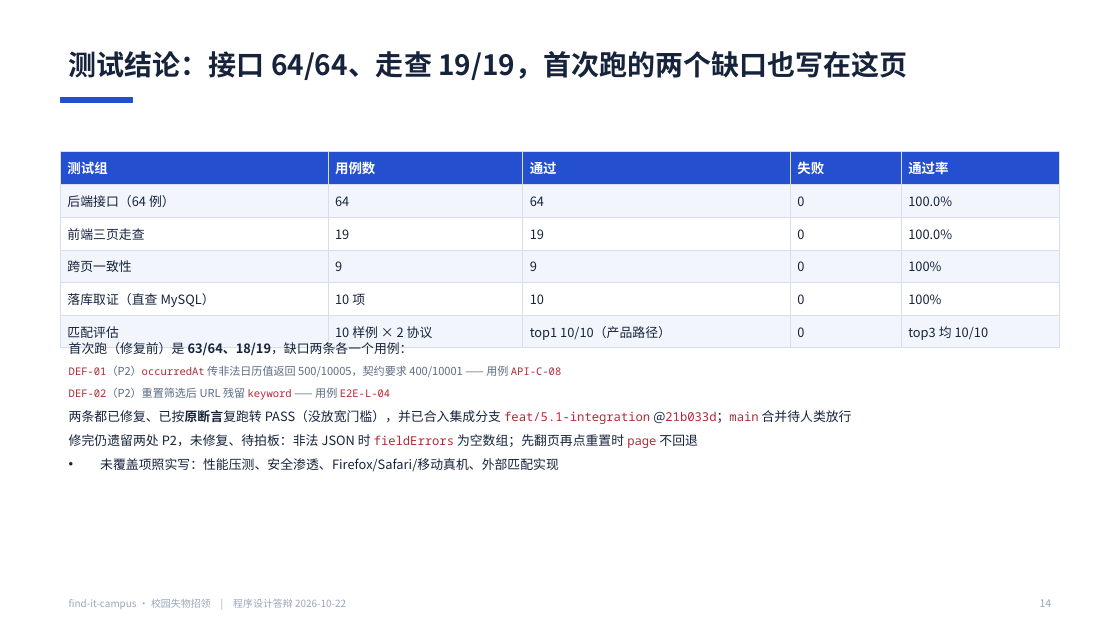
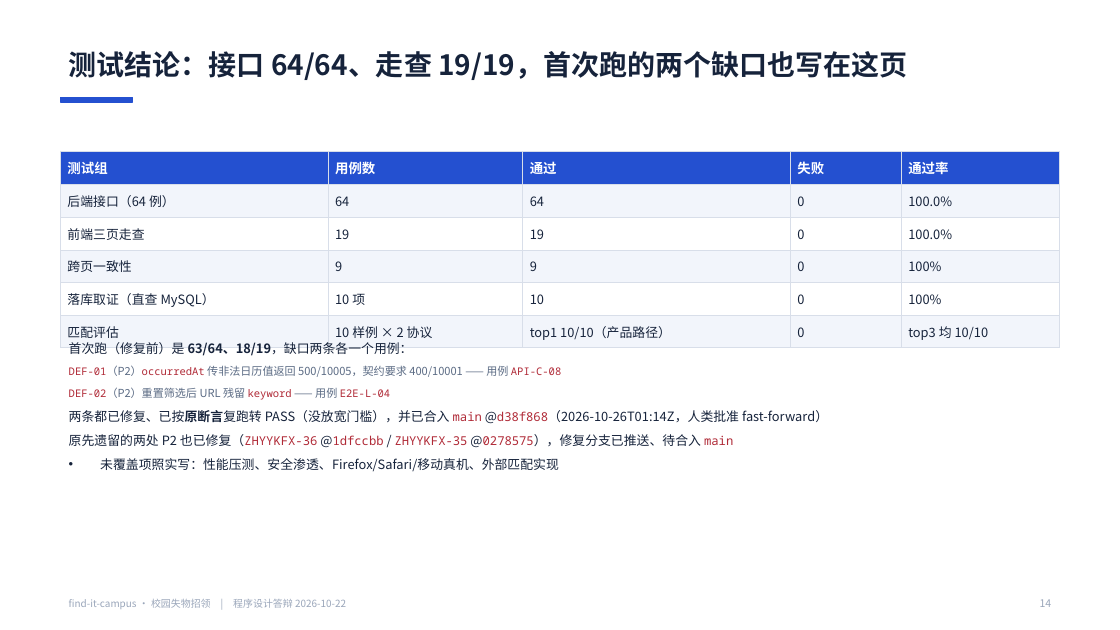
Before and after one commit to BLingKiy/find-it-campus, a slide deck: slide 14 of docs/delivery/6.2-答辩PPT.pptx. Drawn at 1120x630 pixels with LibreOffice and Linux fonts; fonts in the diff are those of the drawing. Boxes give left, top, right and bottom in pixels: in the first picture for what was removed or moved away, otherwise in the second. Text is boxed around its words. In the diff, an @@ line names an element or a change of style, - is before the commit and + after.

Commit message:
docs(6.2): 文档口径同步 main 已合入 d38f868，两处 P2 按已修复收口并重导 docx / pptx（ZHYYKFX-37）

```diff
--- a/docs/delivery/6.2-答辩PPT.pptx
+++ b/docs/delivery/6.2-答辩PPT.pptx
@@ text at [69,410,828,446]: text changed @@
-• 两条都已修复、已按原断言复跑转 PASS（没放宽门槛），并已合入集成分支 feat/5.1-integration @21b033d；main 合并待人类放行
-• 修完仍遗留两处 P2，未修复、待拍板：非法 JSON 时 fieldErrors 为空数组；先翻页再点重置时 page 不回退
+• 两条都已修复、已按原断言复跑转 PASS（没放宽门槛），并已合入 main @d38f868（2026-10-26T01:14Z，人类批准 fast-forward）
+• 原先遗留的两处 P2 也已修复（ZHYYKFX-36 @1dfccbb / ZHYYKFX-35 @0278575），修复分支已推送、待合入 main
```
Also in this commit, not shown: 3 other slides changed, 9 other files.
